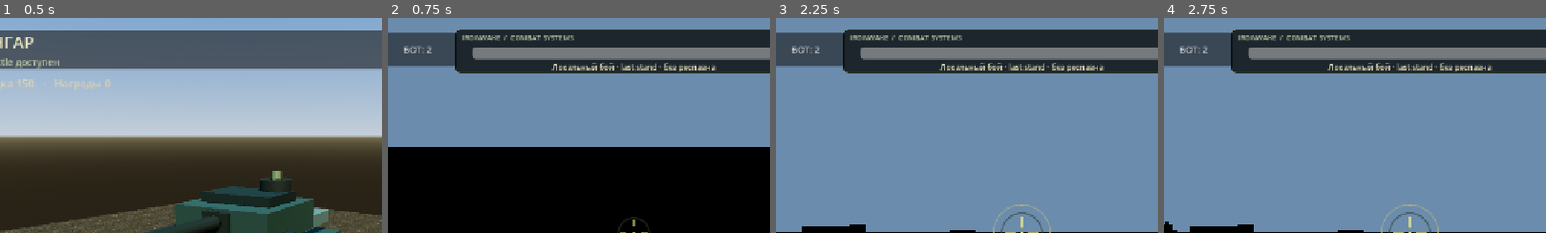
Above: before the commit, frames 1-4 (left to right).
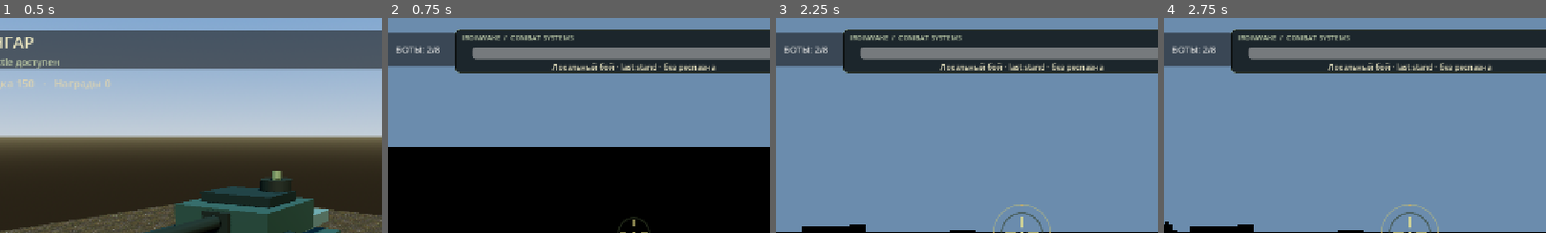
Above: after the commit, the same moments.

Repository: ivanivorontsov-sudo/ironwake-android
Game: Godot game, scene res://scenes/hangar.tscn
Two runs of this game, one before a commit and one after it. Both use one fixed random seed, a clock stepped at 60 frames per second and the inputs below.
Inputs:
- Up to frame 1 (0.5 s): no input
- Up to frame 2 (0.75 s): click "ЛОКАЛЬНЫЙ БОЙ" at 0.5 s
- Up to frame 3 (2.25 s): click "ОГОНЬ" at 1.25 s; click "КАМЕРА" at 2 s
- Up to frame 4 (2.75 s): no input
The pictures show only the part of the screen within x 18-68%, y 0-50%; the shares and areas given below are measured in that part.

Frame 1 is identical in both runs. In frame 2, 0.2% of the frame differs, in the area x 2-14%, y 12-17%; in frame 3, 0.2%; in frame 4, 0.2%.
Error in both runs: Invalid assignment of property or key 'glow_levels_1' with value of type 'float' on a base object of type 'Environment'. (res://scripts/graphics/battle_environ…

Commit message:
ui: show scalable bot count

Diff:
--- a/godot/Ironwake/scripts/input/battle_hud.gd
+++ b/godot/Ironwake/scripts/input/battle_hud.gd
@@ -30,7 +30,7 @@
 
 func set_bot_count(count: int) -> void:
 	if btn_bots:
-		btn_bots.text = "БОТ: %d" % count
+		btn_bots.text = "БОТЫ: %d/8" % count
 
 func set_status(text: String) -> void:
 	if status_label:
